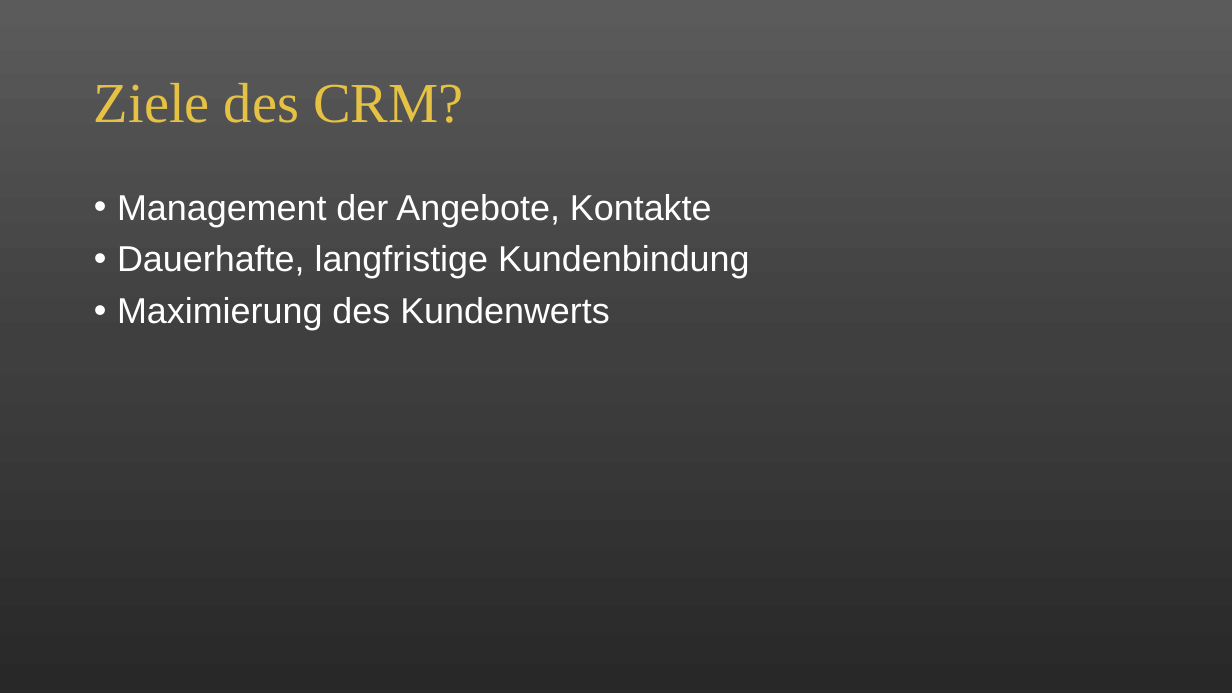
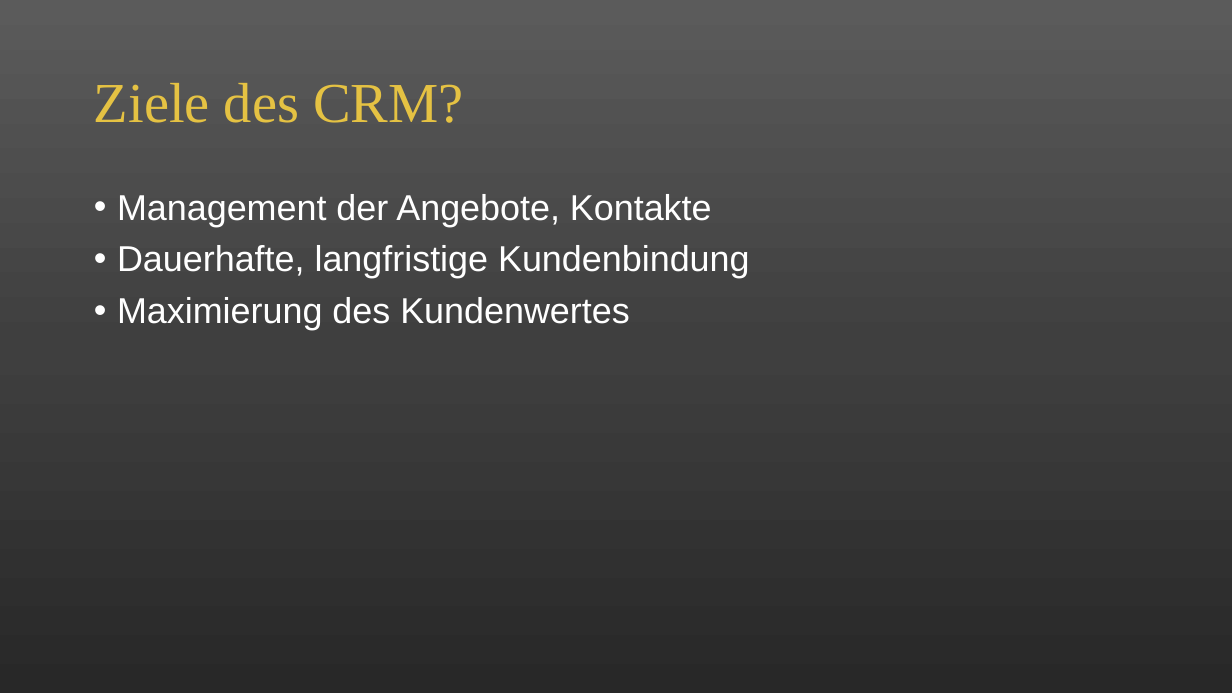
Before and after one commit to alicapr/CRM, a slide deck: slide 8 of CRM.pptx (slide 9 before the commit). Drawn at 1232x693 pixels with LibreOffice and Linux fonts; fonts in the diff are those of the drawing. Boxes give left, top, right and bottom in pixels: in the first picture for what was removed or moved away, otherwise in the second. Text is boxed around its words. In the diff, an @@ line names an element or a change of style, - is before the commit and + after.

```diff
--- a/CRM.pptx
+++ b/CRM.pptx
@@ text at [117,297,630,330]: text changed @@
-• Maximierung des Kundenwerts
+• Maximierung des Kundenwertes
```
Also in this commit, not shown: 5 other slides changed, 2 slides added, 1 slide removed, 1 other file.
